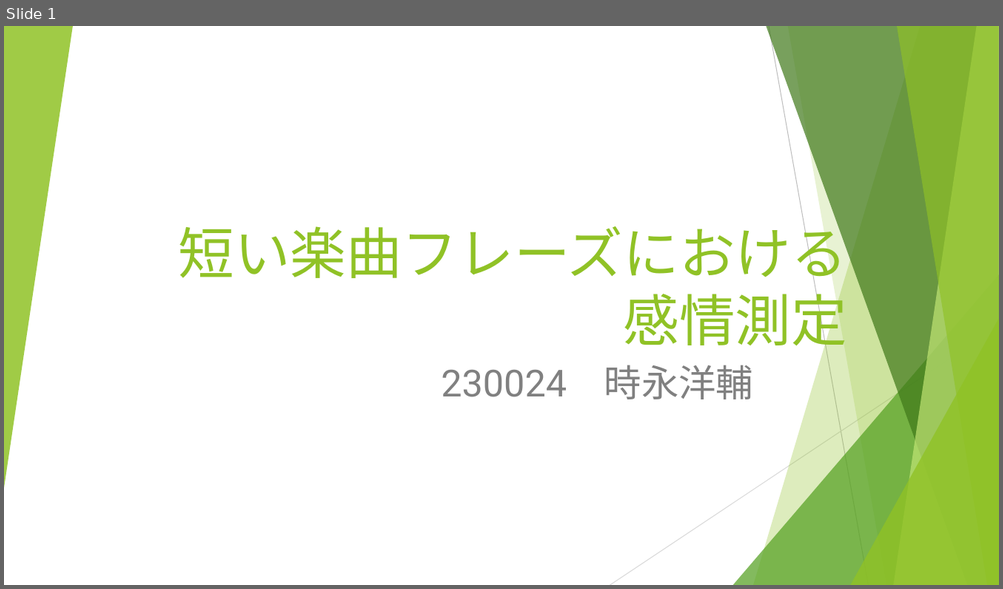
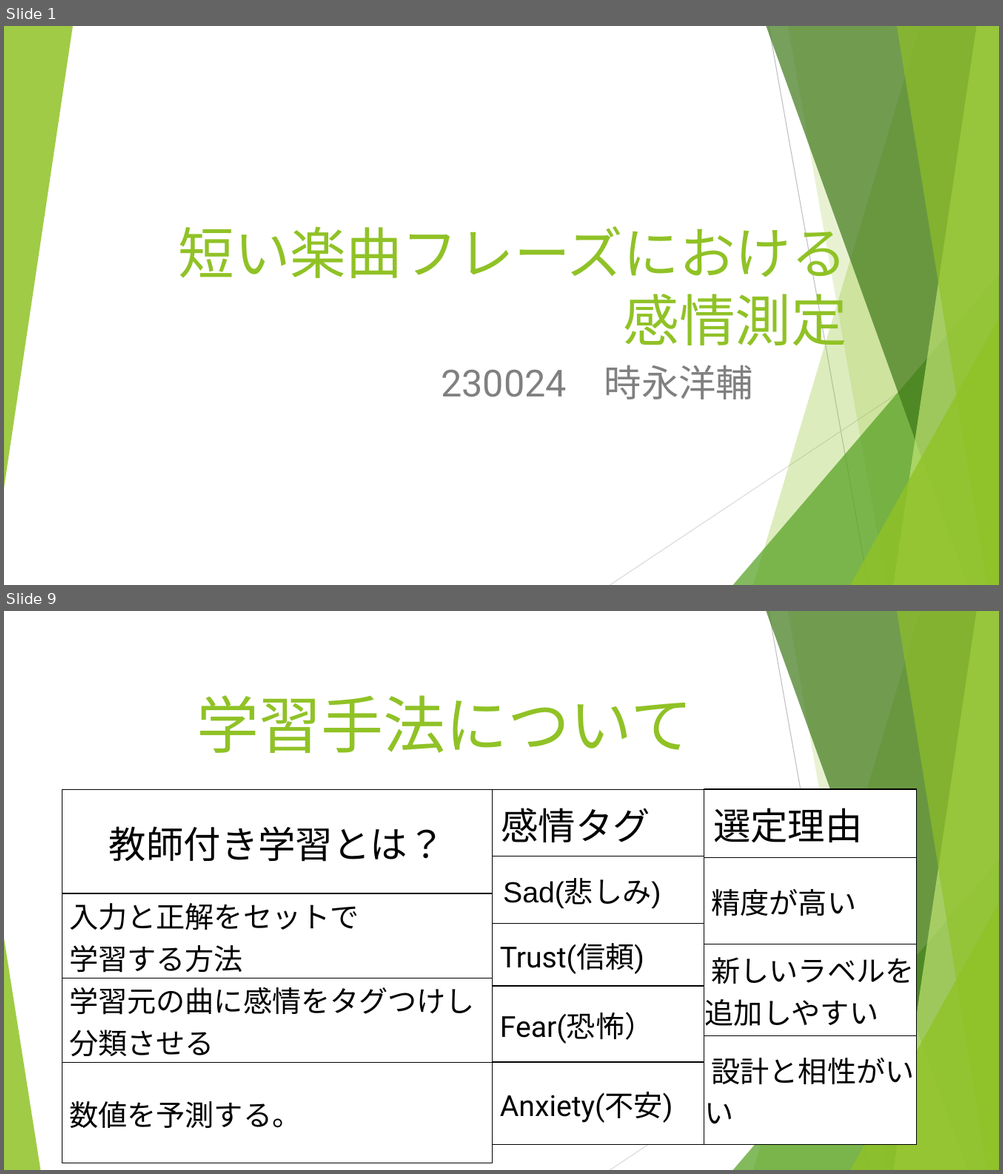
Before and after one commit to and12cant-ctrl/Music_Map_Exp, a slide deck: 発表用/発表用スライド.pptx. Shown one above the other, each under a label of ours: slide 1 before the commit, slides 1 and 9 after it; the slides between them are not shown. The pictures are 1003x589 and 1003x1174 pixels, drawn with LibreOffice and Linux fonts; fonts in the diff are those of the drawing. Boxes give left, top, right and bottom in pixels: in the first picture for what was removed or moved away, otherwise in the second. Text is boxed around its words. In the diff, an @@ line names an element or a change of style, - is before the commit and + after.

```diff
--- a/発表用/発表用スライド.pptx
+++ b/発表用/発表用スライド.pptx
@@ slide 9 added at (x1=4, y1=611, x2=999, y2=1170), background #FFFFFF; not listed: 9 template elements that a slide beside it also shows @@
@@ title added at (x1=197, y1=695, x2=693, y2=753), 60 pt, text #90C226 @@
+学習手法について
@@ table added at (x1=62, y1=790, x2=492, y2=1145), 4 rows, 1 columns @@
+教師付き学習とは？
+入力と正解をセットで / 学習する方法
+学習元の曲に感情をタグつけし / 分類させる
+数値を予測する。
@@ table added at (x1=492, y1=789, x2=704, y2=1145), 5 rows, 1 columns @@
+感情タグ
+Sad(悲しみ)
+Trust(信頼)
+Fear(恐怖）
+Anxiety(不安)
@@ table added at (x1=704, y1=789, x2=916, y2=1145), 4 rows, 1 columns @@
+選定理由
+精度が高い
+新しいラベルを追加しやすい
+設計と相性がいい
@@ triangle added at (x1=4, y1=939, x2=40, y2=1170), fill #90C226 at 85% opacity @@
```
Also in this commit, not shown: 4 slides changed, 8 other slides added, 5 slides removed, 2 other files.
